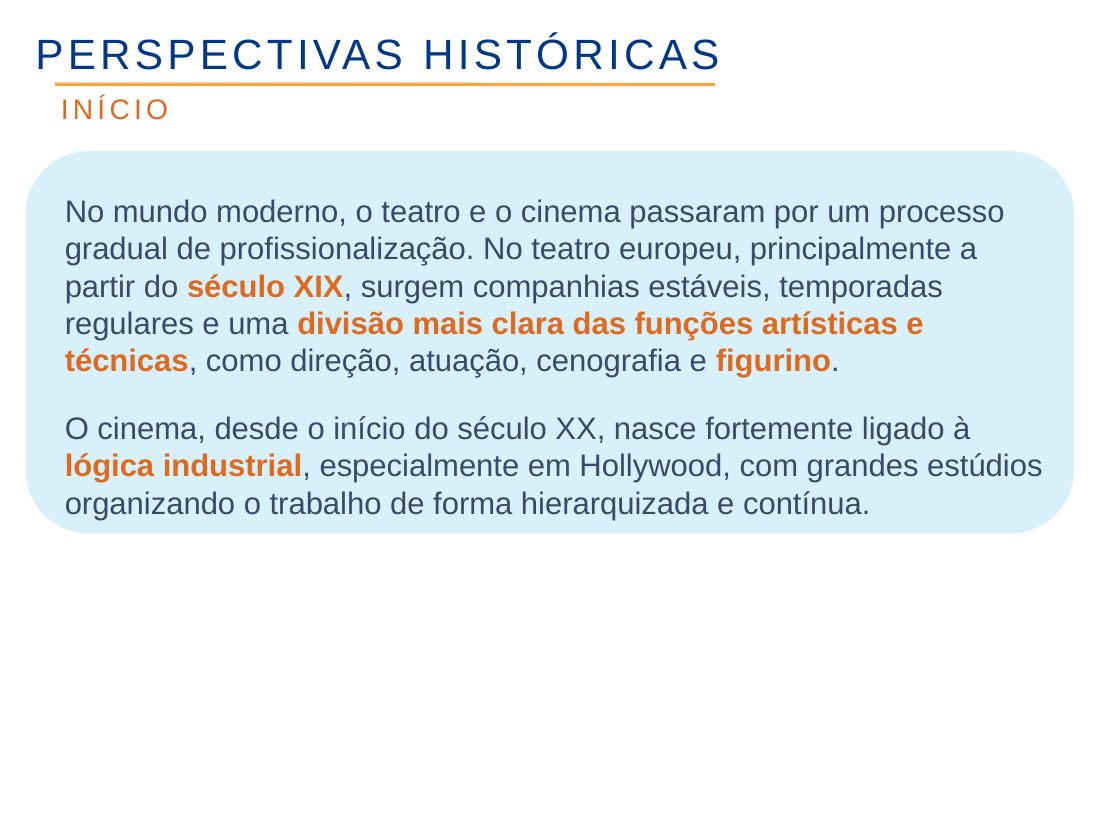
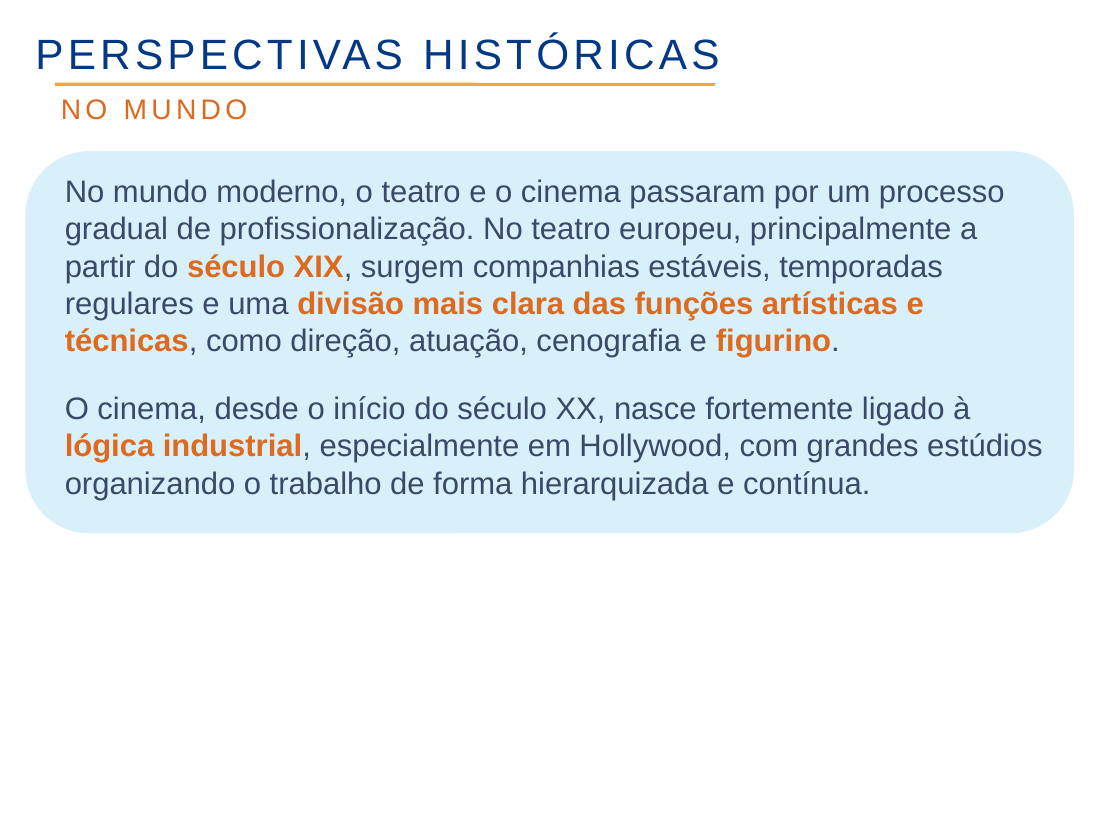
Before and after one commit to rzuquim/pos-rh, a slide deck: slide 7 of 02_abordagens_em_pot/seminario.odp (slide 13 before the commit). Drawn at 1120x840 pixels with LibreOffice and Linux fonts; fonts in the diff are those of the drawing; background and template pictures are left out. Boxes give left, top, right and bottom in pixels: in the first picture for what was removed or moved away, otherwise in the second. Text is boxed around its words. In the diff, an @@ line names an element or a change of style, - is before the commit and + after.

```diff
--- a/02_abordagens_em_pot/seminario.odp
+++ b/02_abordagens_em_pot/seminario.odp
@@ text removed at <box>61,97,168,120</box> @@
-INÍCIO
@@ text added at <box>61,99,248,120</box>, 20 pt, text #DD6A1E @@
+NO MUNDO
@@ text "No mundo moderno, o teatro ...": place and size @@
-text "No mundo moderno, o teatro ..." at <box>65,199,1042,520</box>
+text "No mundo moderno, o teatro ..." at <box>65,179,1042,500</box>
```
Also in this commit, not shown: 18 other slides changed, 20 slides added, 5 slides removed, 7 other files.
